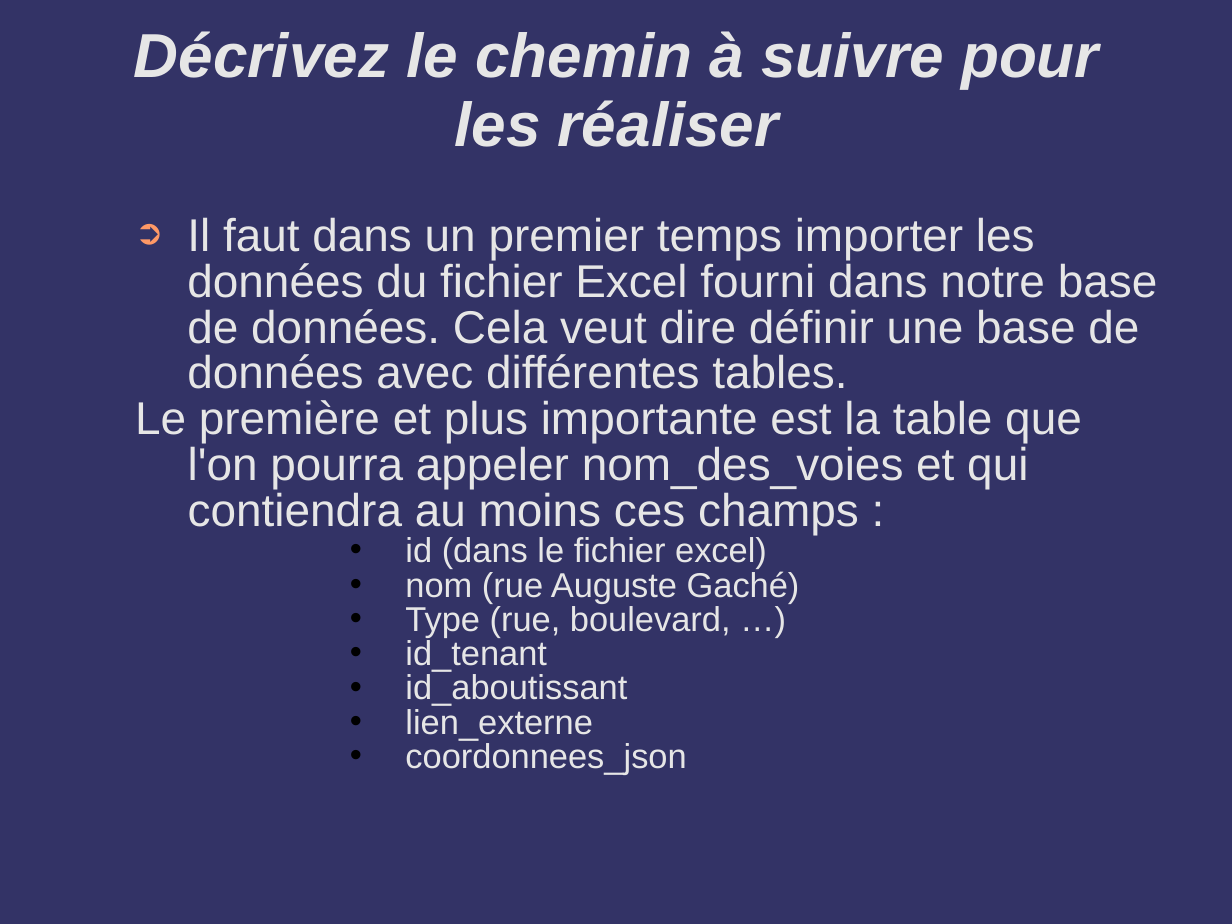
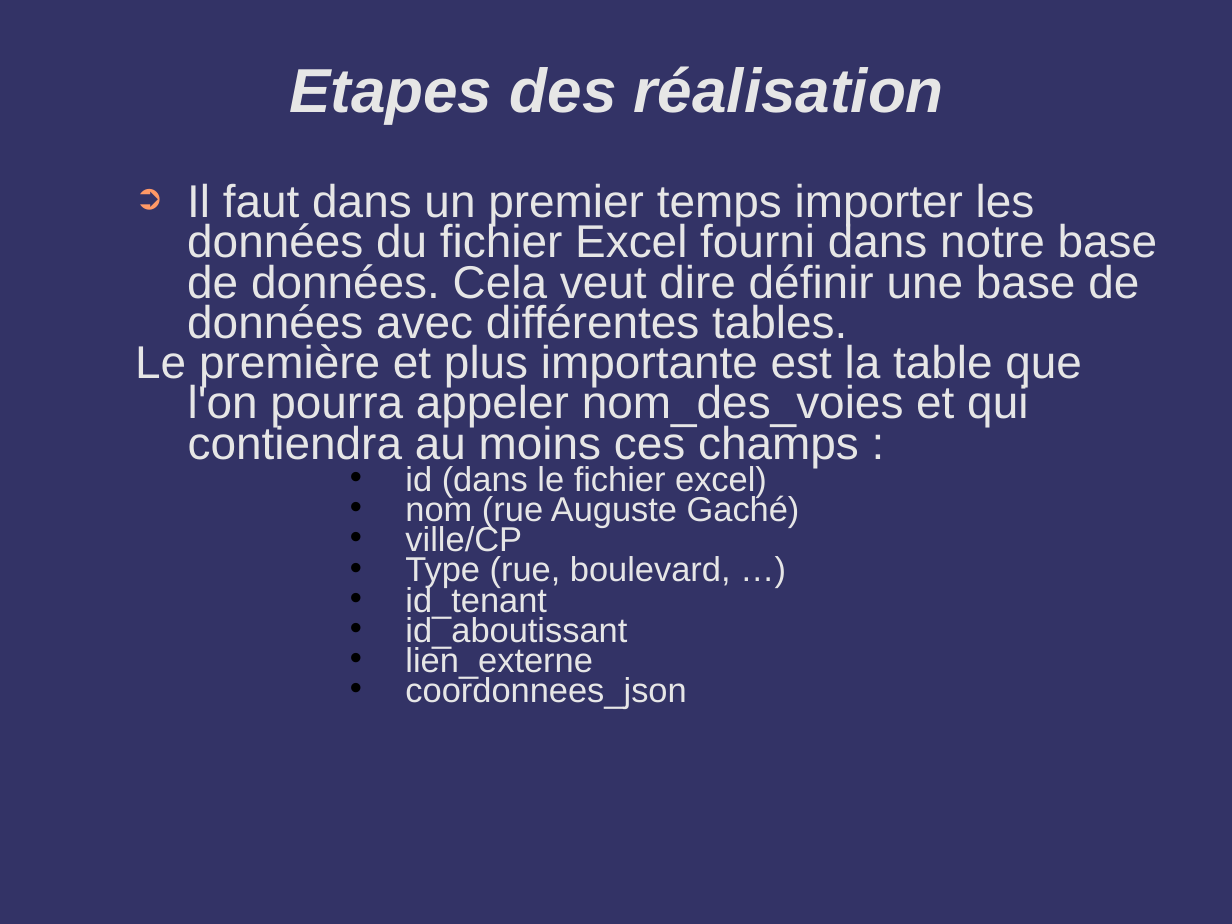
Before and after one commit to HamidBe/turbine_project, a slide deck: slide 3 of Documents/Cartographie_Feminine.ppt. Drawn at 1232x924 pixels with LibreOffice and Linux fonts; fonts in the diff are those of the drawing; background and template pictures are left out. Boxes give left, top, right and bottom in pixels: in the first picture for what was removed or moved away, otherwise in the second. Text is boxed around its words. In the diff, an @@ line names an element or a change of style, - is before the commit and + after.

```diff
--- a/Documents/Cartographie_Feminine.ppt
+++ b/Documents/Cartographie_Feminine.ppt
@@ title at box(289, 66, 944, 123): text changed @@
-Décrivez le chemin à suivre pour les réaliser
+Etapes des réalisation
@@ text "Il faut dans un premier ...": place and size @@
-text "Il faut dans un premier ..." at box(135, 217, 1158, 774)
+text "Il faut dans un premier ..." at box(135, 183, 1158, 708)
@@ text at box(135, 183, 1158, 708): line spacing 0.83 to 0.73 @@
@@ text at box(405, 524, 522, 558): paragraph added @@
+    • ville/CP
```
Also in this commit, not shown: 4 other slides changed, 1 slide added, 1 other file.
